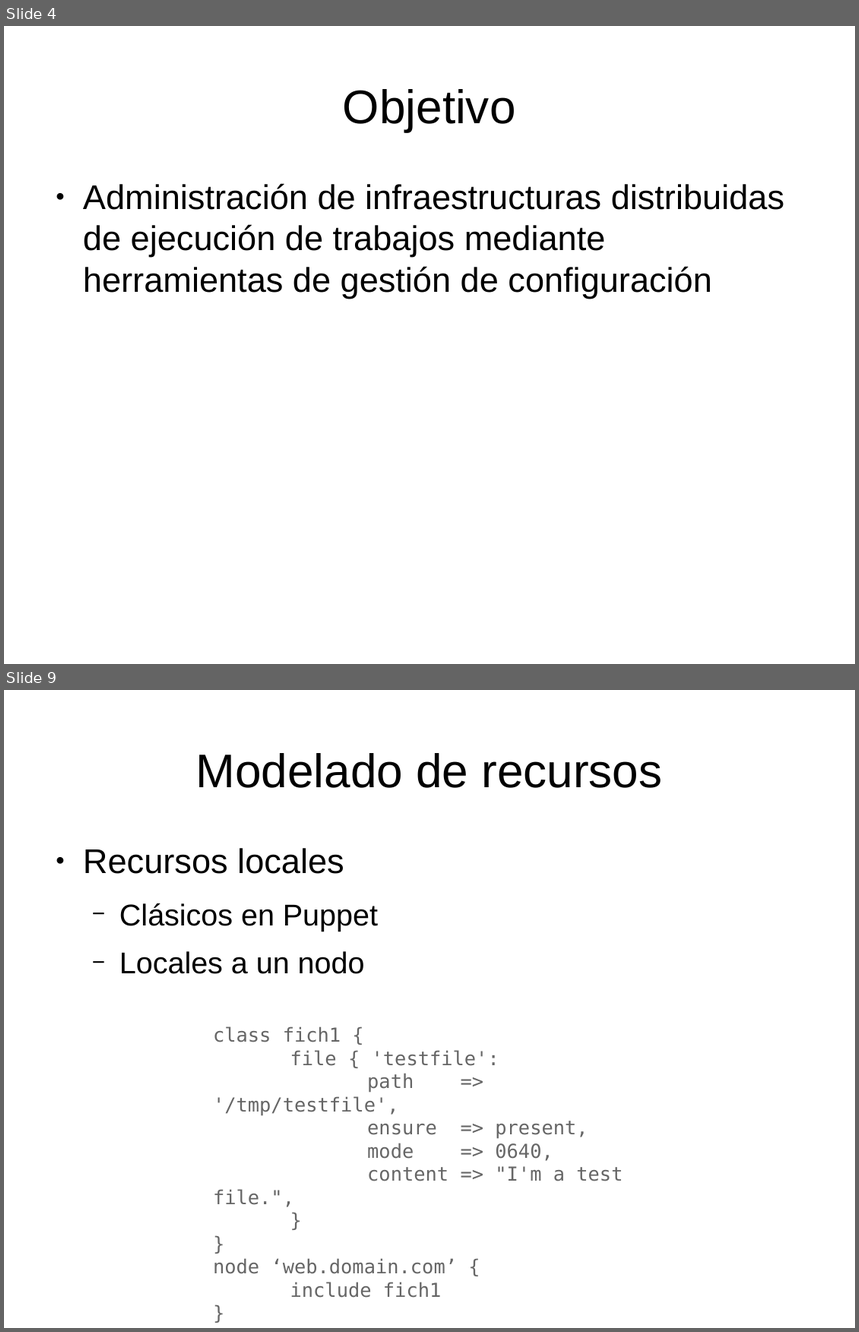
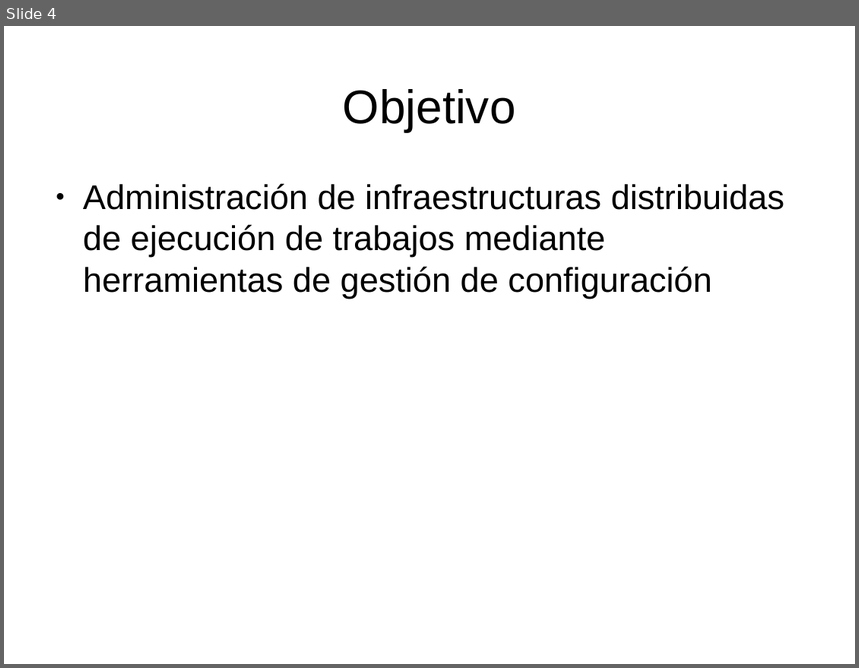
Before and after one commit to dcere/pfc, a slide deck: adm/presentacion/presentacion.odp. Shown one above the other, each under a label of ours: slides 4 and 9 before the commit, slide 4 after it; the slides between them are not shown. The pictures are 859x1332 and 859x668 pixels, drawn with LibreOffice and Linux fonts; fonts in the diff are those of the drawing. Boxes give left, top, right and bottom in pixels: in the first picture for what was removed or moved away, otherwise in the second. Text is boxed around its words. In the diff, an @@ line names an element or a change of style, - is before the commit and + after.

```diff
--- a/adm/presentacion/presentacion.odp
+++ b/adm/presentacion/presentacion.odp
@@ slide 9 removed at (4,690,855,1328), background #FFFFFF @@
@@ title removed at (196,753,662,788) @@
-Modelado de recursos
@@ text removed at (83,848,378,974) @@
-● Recursos locales
-  − Clásicos en Puppet
-  − Locales a un nodo
@@ text removed at (213,1027,623,1274) @@
-class fich1 {
-file { 'testfile':
-path => '/tmp/testfile',
-ensure => present,
-mode => 0640,
-content => "I'm a test file.",
-}
-}
-node ‘web.domain.com’ {
-include fich1
-}
```
Also in this commit, not shown: 8 slides changed, 7 slides added, 4 other slides removed, 1 other file.
